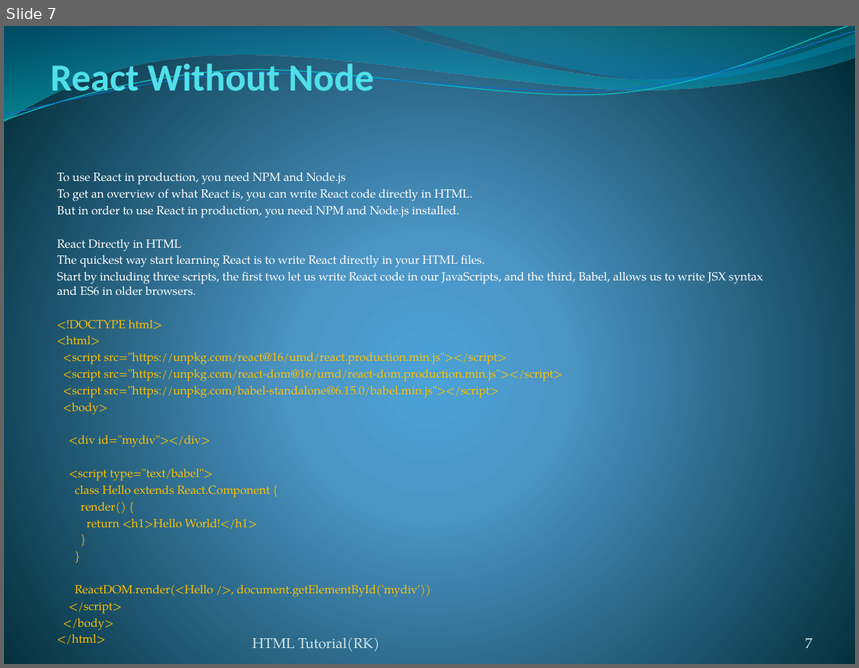
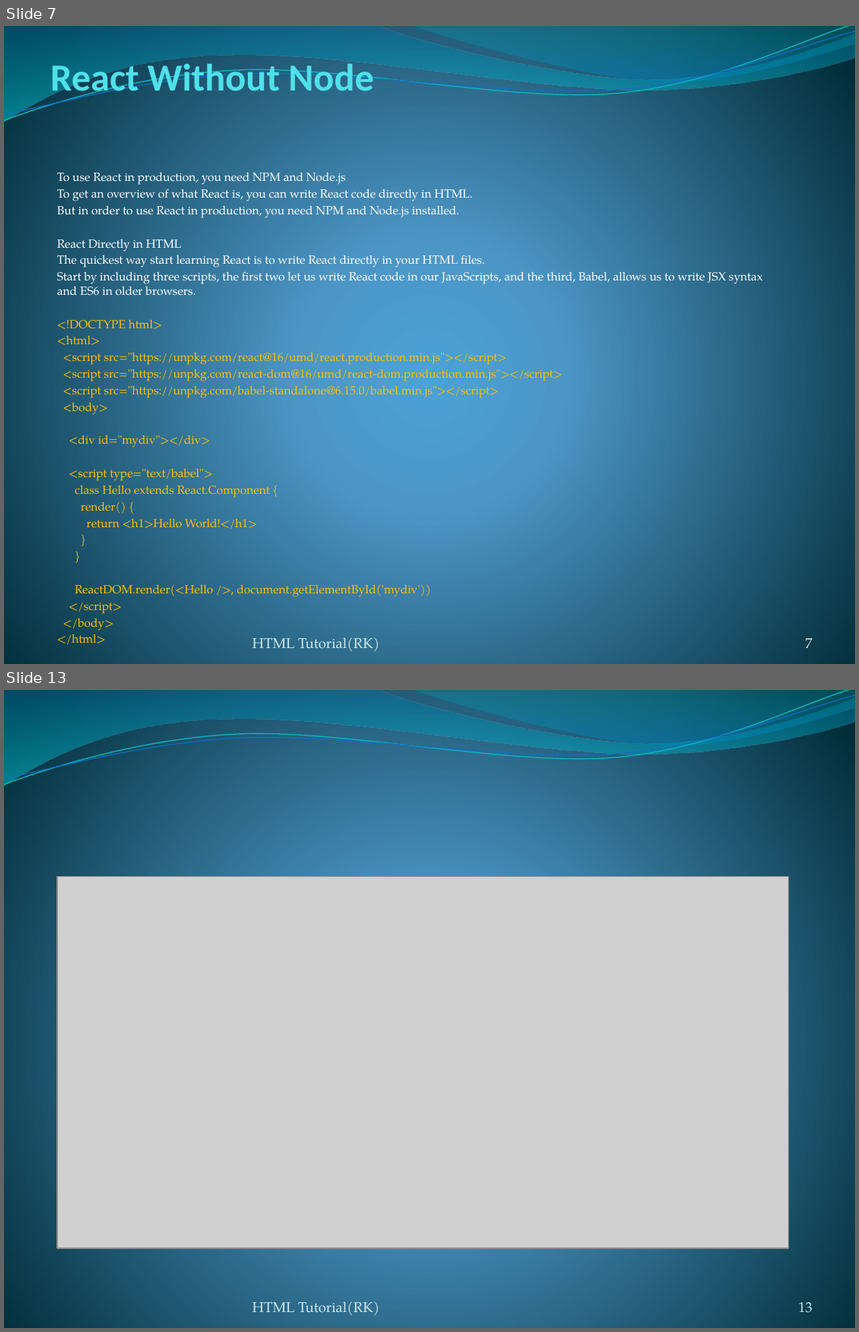
Before and after one commit to rakeshpriyad/tutorial-react-html-css-js-java, a slide deck: React.pptx. Shown one above the other, each under a label of ours: slide 7 before the commit, slides 7 and 13 after it; the slides between them are not shown. The pictures are 859x668 and 859x1332 pixels, drawn with LibreOffice and Linux fonts; fonts in the diff are those of the drawing; grey boxes stand for pictures. Boxes give left, top, right and bottom in pixels: in the first picture for what was removed or moved away, otherwise in the second. Text is boxed around its words. In the diff, an @@ line names an element or a change of style, - is before the commit and + after.

```diff
--- a/React.pptx
+++ b/React.pptx
@@ slide 13 added at [4,690,855,1328], background gradient #4AA0D6 to #4C98C7 to #002C38; not listed: 4 template elements that a slide beside it also shows @@
@@ picture added at [56,876,788,1249] @@
@@ text added at [253,1302,379,1315], 12 pt, text #D1EAEE @@
+HTML Tutorial(RK)
@@ page number added at [798,1303,813,1313], 12 pt, text #D1EAEE @@
+13
```
Also in this commit, not shown: 87 other slides added, 1 other file.
